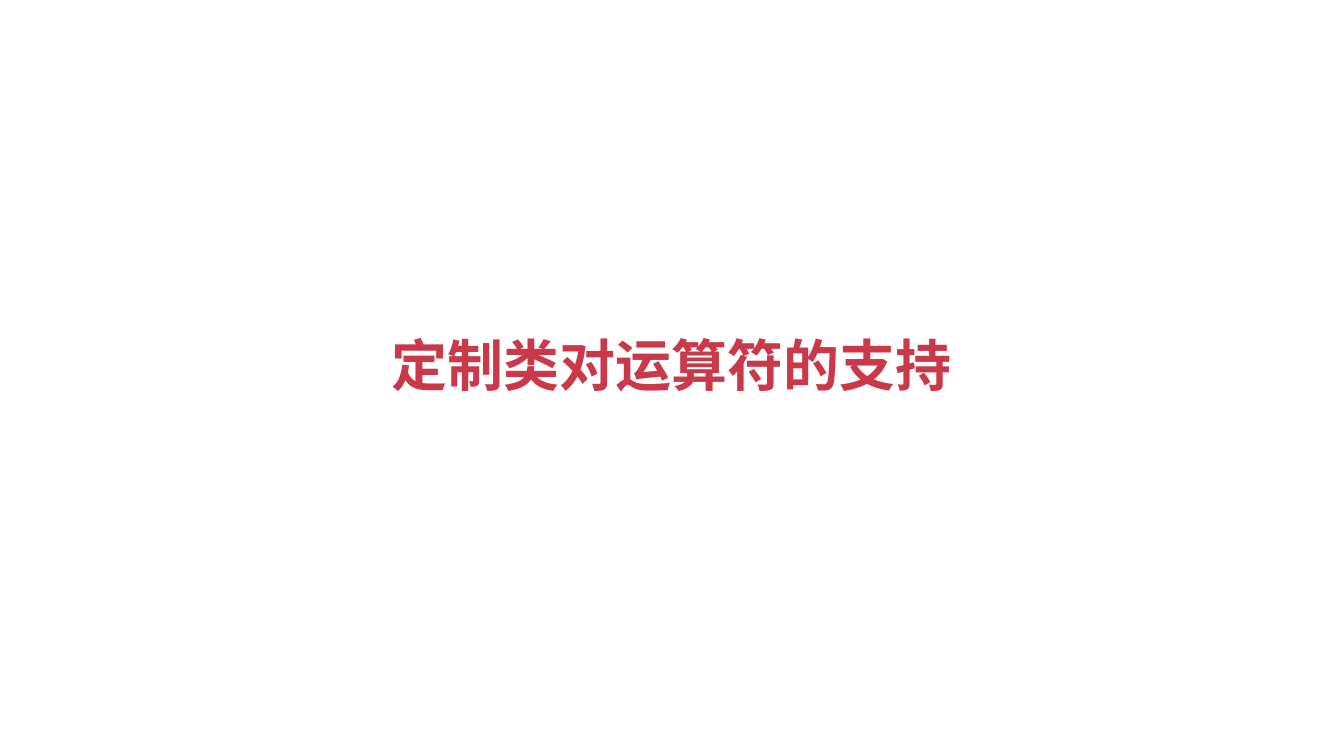
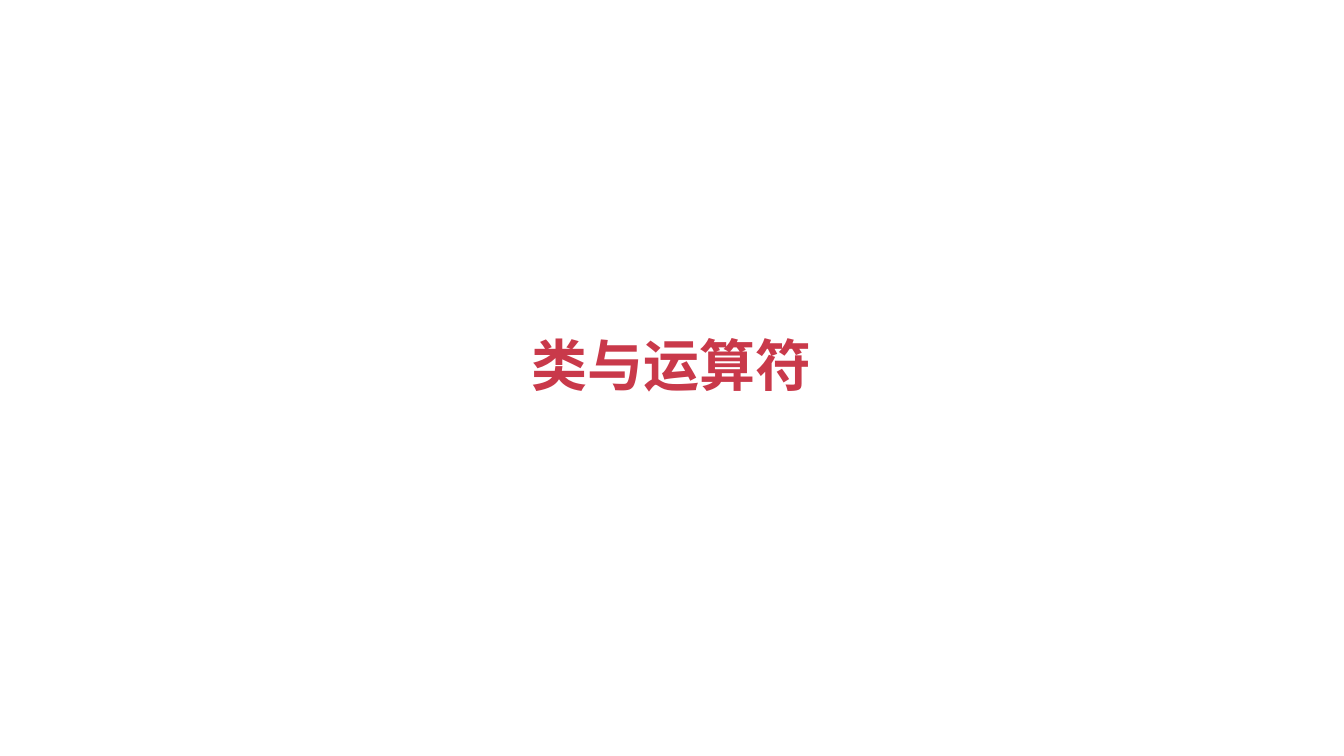
Before and after one commit to albert-feng/Python_OOP, a slide deck: slide 1 of ppt/4.3-使类支持运算符.pptx. Drawn at 1344x756 pixels with LibreOffice and Linux fonts; fonts in the diff are those of the drawing. Boxes give left, top, right and bottom in pixels: in the first picture for what was removed or moved away, otherwise in the second. Text is boxed around its words. In the diff, an @@ line names an element or a change of style, - is before the commit and + after.

Commit message:
add ppt and code

```diff
--- a/ppt/4.3-使类支持运算符.pptx
+++ b/ppt/4.3-使类支持运算符.pptx
@@ title at [532, 338, 812, 391]: text changed @@
-定制类对运算符的支持
+类与运算符
```
Also in this commit, not shown: 4 other files.
